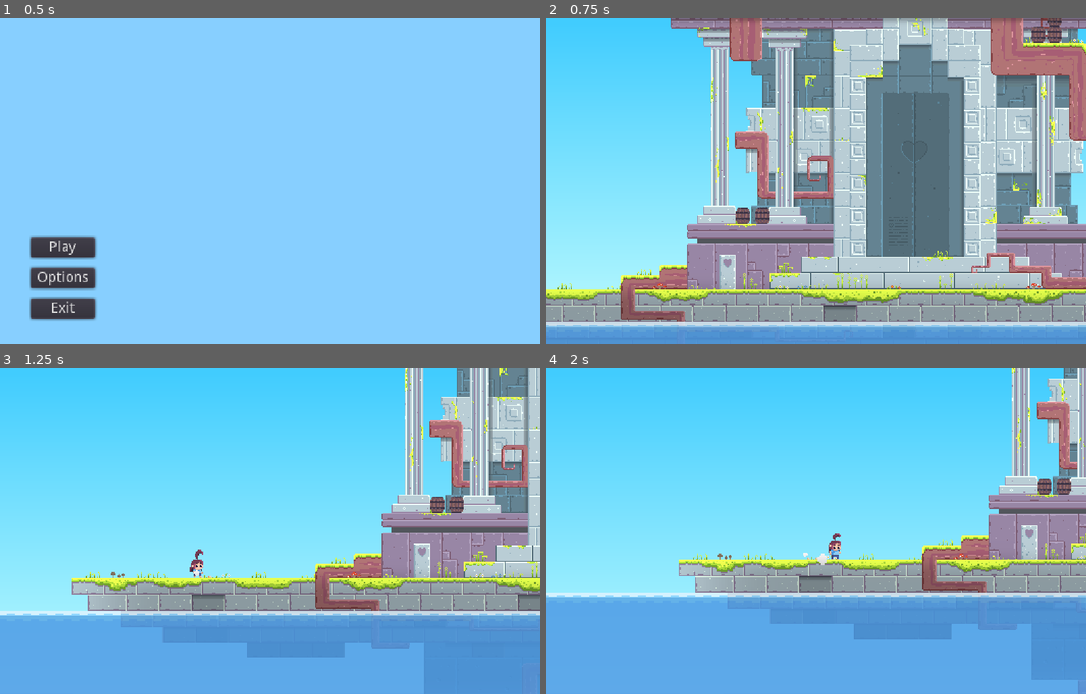
Above: before the commit, frames 1-4 (two rows, left to right).
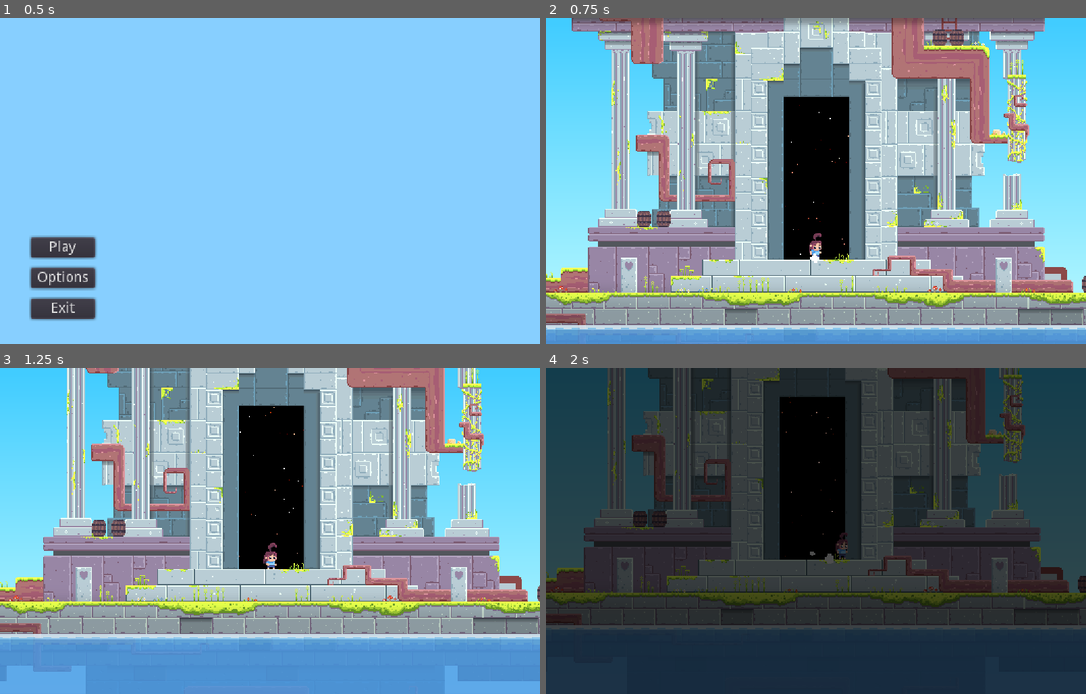
Above: after the commit, the same moments.

Repository: Lemonbrush/ProjectX
Game: Godot game, scene res://UI/GameMenu/GameMenu.tscn
The game is run twice, just before and just after one commit, with the same random seed, the same clock (stepped at 60 frames per second) and the same inputs.
Inputs (mouse positions are in pixels of both pictures, inside the frame that each line leads up to):
- Up to frame 1 (0.5 s): no input
- Up to frame 2 (0.75 s): click "Play" at 0.5 s
- Up to frame 3 (1.25 s): no input
- Up to frame 4 (2 s): move the mouse to (934, 514) at 1.27 s; press the mouse at (934, 514) at 1.28 s; hold D (right) from 1.28 s (still down); tap Space (jump) at 1.52 s

Frame 1 is identical in both runs. In frame 2, 74% of the frame differs, in the area x 0-100%, y 0-97%; in frame 3, 74%; in frame 4, 100%, in the area x 0-100%, y 0-100%.

Commit message:
decompose baseLevel script

Diff:
--- a/Levels/Base_world_scene/BaseLevel.gd
+++ b/Levels/Base_world_scene/BaseLevel.gd
@@ -1,12 +1,10 @@
 extends Node
+class_name BaseLevel
 
 var pauseMenu 					= preload("res://UI/PauseMenu/PauseMenu.tscn")
 var bookMenu						= preload("res://UI/BookMenu/BookMenu.tscn")
 
 onready var player 				= get_node("Player")
-
-onready var animationPlayer 		= $AnimationPlayer
-onready var page_collectable 	= $Collectables/Page
 onready var camera				= $Camera2D
 
 ######## LifeCycle ########
@@ -14,8 +12,6 @@
 func _ready():
 	FileManager.current_level = get_tree().get_current_scene().get_name()
 	FileManager.load_game(correct_player_position_by_door())
-
-	page_collectable.connect("page_collected", self, "on_page_collected")
 
 func _unhandled_input(event):
 	if event.is_action_pressed("pause_menu"):
@@ -26,11 +22,6 @@
 		save_game()
 		var bookInstance = bookMenu.instance()
 		add_child(bookInstance)
-
-###### Level Events Logic #########
-
-func on_page_collected():
-	animationPlayer.play("Gate_opening_cut_scene")
 
 ###### Helpers #########
 
--- /dev/null
+++ b/Levels/Central_hab/Central_hab.gd
@@ -0,0 +1 @@
+extends BaseLevel
--- a/Levels/Central_hab/Central_hab.tscn
+++ b/Levels/Central_hab/Central_hab.tscn
@@ -9,7 +9,7 @@
 [ext_resource path="res://WorldObjects/Technical/Camera/Camera2D.gd" type="Script" id=7]
 [ext_resource path="res://WorldObjects/AbstractScenes/AbstractAirBlower.tscn" type="PackedScene" id=8]
 [ext_resource path="res://Levels/Central_hab/Simple_gate/SimpleGate.tscn" type="PackedScene" id=9]
-[ext_resource path="res://Levels/Base_world_scene/BaseLevel.gd" type="Script" id=10]
+[ext_resource path="res://Levels/Central_hab/Central_hab.gd" type="Script" id=10]
 [ext_resource path="res://Assets/Decorations/GrassDecorationsSheet.png" type="Texture" id=11]
 [ext_resource path="res://WorldObjects/Technical/Ladder/Ladder.tscn" type="PackedScene" id=12]
 [ext_resource path="res://Assets/Decorations/Resources/dancing_flowers.tres" type="Texture" id=13]
--- /dev/null
+++ b/Levels/Start_gate_location/Love_gate_interactor.gd
@@ -0,0 +1,10 @@
+extends Node2D
+
+onready var animationPlayer		= $AnimationPlayer
+onready var page_collectable 	= $Collectables/Page
+
+func _ready():
+	page_collectable.connect("page_collected", self, "on_page_collected")
+
+func on_page_collected():
+	animationPlayer.play("Gate_opening_cut_scene")
--- /dev/null
+++ b/Levels/Start_gate_location/Start_gate_location.gd
@@ -0,0 +1,10 @@
+extends BaseLevel
+
+onready var animationPlayer		= $AnimationPlayer
+onready var page_collectable 	= $Collectables/Page
+
+func _ready():
+	page_collectable.connect("page_collected", self, "on_page_collected")
+
+func on_page_collected():
+	animationPlayer.play("Gate_opening_cut_scene")
--- a/Levels/Start_gate_location/Start_gate_location.tscn
+++ b/Levels/Start_gate_location/Start_gate_location.tscn
@@ -9,7 +9,7 @@
 [ext_resource path="res://WorldObjects/Technical/Camera/Camera2D.gd" type="Script" id=7]
 [ext_resource path="res://WorldObjects/Destructables/Barrel/Still_barrel/Barrel.tscn" type="PackedScene" id=8]
 [ext_resource path="res://Assets/Levels/DemoWorld1.png" type="Texture" id=9]
-[ext_resource path="res://Levels/Base_world_scene/BaseLevel.gd" type="Script" id=10]
+[ext_resource path="res://Levels/Start_gate_location/Start_gate_location.gd" type="Script" id=10]
 [ext_resource path="res://Assets/Decorations/GrassDecorationsSheet.png" type="Texture" id=11]
 [ext_resource path="res://Levels/Start_gate_location/LoveGate/Gates.tscn" type="PackedScene" id=12]
 [ext_resource path="res://Assets/Decorations/Resources/dancing_flowers.tres" type="Texture" id=13]
@@ -83,25 +83,7 @@
 [sub_resource type="Animation" id=34]
 resource_name = "open_transition"
 
-[sub_resource type="Environment" id=30]
-background_mode = 4
-fog_sun_amount = 0.32
-fog_depth_begin = 15.4
-fog_transmit_enabled = true
-fog_height_enabled = true
-fog_height_max = 7.6
-auto_exposure_min_luma = 0.35
-auto_exposure_max_luma = 6.75
-auto_exposure_speed = 4.86
-ssao_radius = 2.16
-ssao_intensity = 2.7
-dof_blur_far_distance = 0.12
-dof_blur_far_transition = 4.56
-dof_blur_far_amount = 0.76
-dof_blur_near_distance = 1.24
-glow_enabled = true
-glow_hdr_threshold = 1.5
-glow_high_quality = true
+[sub_resource type="Environment" id=45]
 
 [sub_resource type="TileSet" id=36]
 0/name = "GrassDecorationsSheet.png 0"
@@ -660,7 +642,7 @@
 anims/open_transition = SubResource( 34 )
 
 [node name="WorldEnvironment" type="WorldEnvironment" parent="."]
-environment = SubResource( 30 )
+environment = SubResource( 45 )
 
 [node name="Camera2D" type="Camera2D" parent="."]
 pause_mode = 2
--- a/Saves/Central_hab.tres
+++ b/Saves/Central_hab.tres
@@ -1,2 +1,2 @@
 {"filename":"res://WorldObjects/Pick_ups/Page/Page.tscn","objectType":"Destructable","parent":"/root/Central_hab/Collectables","pos_x":469,"pos_y":-105,"z_index":0}
-{"filename":"res://Player/Player.tscn","objectType":"Player","parent":"/root/Central_hab","pos_x":-386.166199,"pos_y":411.940948,"z_index":0}
+{"filename":"res://Player/Player.tscn","objectType":"Player","parent":"/root/Central_hab","pos_x":51,"pos_y":-36.059052,"z_index":0}
--- /dev/null
+++ b/Saves/Start_gate_location.tres
@@ -0,0 +1,8 @@
+{"filename":"res://WorldObjects/Destructables/Barrel/Still_barrel/Barrel.tscn","objectType":"Destructable","parent":"/root/Start_gate_location/Destructables","pos_x":-107,"pos_y":-435.000519,"z_index":0}
+{"filename":"res://WorldObjects/Destructables/Barrel/Still_barrel/Barrel.tscn","objectType":"Destructable","parent":"/root/Start_gate_location/Destructables","pos_x":135,"pos_y":-307.000519,"z_index":0}
+{"filename":"res://WorldObjects/Destructables/Barrel/Still_barrel/Barrel.tscn","objectType":"Destructable","parent":"/root/Start_gate_location/Destructables","pos_x":-172,"pos_y":-129.000519,"z_index":0}
+{"filename":"res://WorldObjects/Destructables/Barrel/Still_barrel/Barrel.tscn","objectType":"Destructable","parent":"/root/Start_gate_location/Destructables","pos_x":265,"pos_y":-65.000519,"z_index":0}
+{"filename":"res://WorldObjects/Destructables/Barrel/Still_barrel/Barrel.tscn","objectType":"Destructable","parent":"/root/Start_gate_location/Destructables","pos_x":-153,"pos_y":-129.000519,"z_index":0}
+{"filename":"res://WorldObjects/Destructables/Barrel/Still_barrel/Barrel.tscn","objectType":"Destructable","parent":"/root/Start_gate_location/Destructables","pos_x":117.920273,"pos_y":-307.000519,"z_index":0}
+{"filename":"res://Levels/Start_gate_location/LoveGate/Gates.tscn","nextDoorName":"Gates_2","nextScenePath":"res://Levels/Central_hab/Central_hab.tscn","objectType":"Door","parent":"/root/Start_gate_location","pos_x":-1,"pos_y":-27,"state":true,"z_index":-1}
+{"filename":"res://Player/Player.tscn","objectType":"Player","parent":"/root/Start_gate_location","pos_x":-1,"pos_y":-27.059052,"z_index":0}
--- a/Utils/Singletons/File_manager.gd
+++ b/Utils/Singletons/File_manager.gd
@@ -3,7 +3,7 @@
 var SAVE_DIR = "res://Saves/"
 var save_path = SAVE_DIR
 
-var current_level = ""
+var current_level = "SaveFile_1"
 
 var player_position_by_door = null
 
--- a/project.godot
+++ b/project.godot
@@ -9,6 +9,11 @@
 config_version=4
 
 _global_script_classes=[ {
+"base": "Node",
+"class": "BaseLevel",
+"language": "GDScript",
+"path": "res://Levels/Base_world_scene/BaseLevel.gd"
+}, {
 "base": "KinematicBody2D",
 "class": "Player",
 "language": "GDScript",
@@ -30,6 +35,7 @@
 "path": "res://Utils/StateMachine/StateMachine.gd"
 } ]
 _global_script_class_icons={
+"BaseLevel": "",
 "Player": "",
 "PlayerState": "",
 "State": "",
